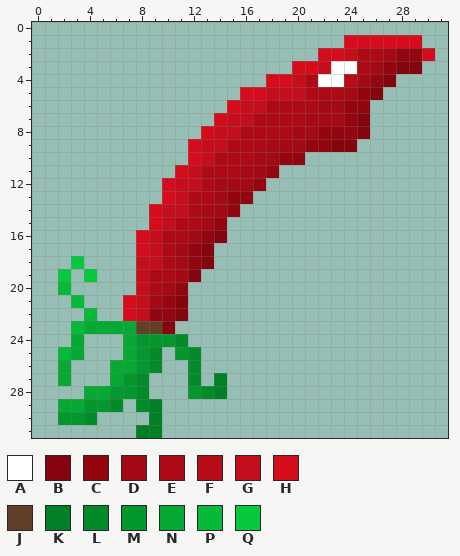
Pixel-art sprite: oresources/msmlegacy/textures/items/relic_aqueous.png. That is the earlier state.
The file is 32x32 pixels. Colours within 5 levels of each other are drawn and written as one.
Palette (. is transparent): A #ffffff  B #84050e  C #930610  D #a40a15  E #ae0a16  F #b60c18  G #c40e1c  H #d50c1c  J #624028  K #028025  L #038b29  M #03972d  N #07a935  P #07b939  Q #08c83e
Now the later version:
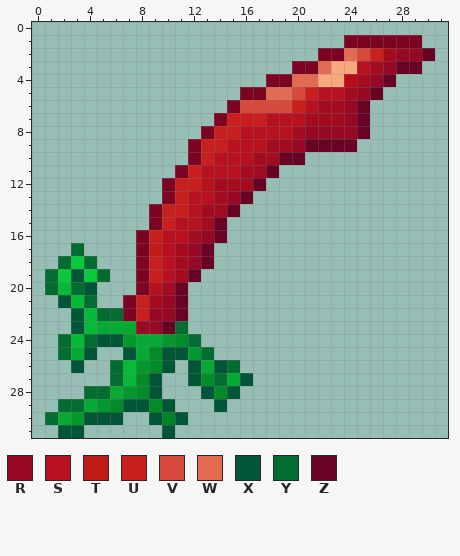
Colours new in this view: R #960823  S #b7101e  T #c11c17  U #c81e1e  V #d74a3b  W #e36b52  X #015637  Y #036d31  Z #680324
Commit message: Updated old relic swords
The exact change:
colour A: #ffffff -> #f9aa7c
colour D: #a40a15 -> #a30b1f
colour H: #d50c1c -> #7c0422
y 2: x 24..26 GEE -> WVU; x 28..30 CCH -> RRZ
y 3: x 22 G -> W; x 25 E -> S; x 27..29 CBB -> RZZ
y 4: x 20..21 GE -> WW; x 26..27 CB -> RZ
y 5: x 18..23 GGGEEE -> WWVUSS; x 25..26 CB -> RZ
y 6: x 16..21 GGEEEE -> VVVVUS; x 24..25 CC -> RZ
y 7: x 15..20 GGEEEE -> UUUSSS; x 24..25 CB -> RZ
y 8: x 14..19 GGEEEE -> UUSSSS; x 21..25 DCCCB -> RRRRZ
y 9: x 13..17 GGEEE -> UUSSS; x 20..24 DCCBB -> RZZZZ
y 10: x 13..16 GEEE -> USSS; x 19..20 CC -> ZZ
y 11: x 12..15 GEEE -> USSS; x 18 C -> Z
y 12: x 11..13 GGE -> UUS; x 17 C -> Z
y 13: x 11..13 GEE -> USS; x 15..16 CC -> RZ
y 14: x 10..12 GGE -> UUS; x 15 C -> Z
y 15: x 10..12 GEE -> USS; x 14 C -> Z
y 16: x 9..11 GEE -> USS; x 13..14 CB -> RZ
y 17: x 3 . -> Y; x 9..10 GE -> TS; x 12..13 CB -> RZ
y 18: x 2 . -> Y; x 4 . -> Y; x 8..10 GGE -> HUS; x 12..13 CB -> RZ
y 19: x 1 . -> Y; x 3 . -> X; x 5 . -> Y; x 8..10 GEE -> HUS; x 12 B -> Z
y 20: x 1 . -> Y; x 3..4 .. -> YX; x 8..9 GE -> HS; x 11 C -> Z
y 21: x 2 . -> X; x 4 . -> Y; x 8 G -> U; x 10..11 CB -> RZ
y 22: x 3 . -> X; x 5..6 .. -> YY; x 8..11 GCCB -> URRZ
y 23: x 3..4 PN -> XP; x 8..11 JJB. -> RRZY
y 24: x 2..9 .N...NMM -> YPYXXMNN; x 12 . -> Y
y 25: x 2 P -> Y; x 4 . -> X; x 7..8 NM -> XN; x 10..13 .ML. -> XXMY
y 26: x 2..3 N. -> .X; x 6..7 NN -> YP; x 10 . -> X; x 12..15 L... -> XNXY
y 27: x 2 N -> .; x 6..7 NM -> YP; x 9 . -> X; x 12..16 L.K.. -> XLYNX
y 28: x 4..6 NNM -> YYN; x 9 . -> X; x 12..15 MLK. -> .XLX
y 29: x 2..4 NNM -> YYN; x 7..10 .LK. -> XXLX; x 14 . -> X
y 30: x 1..2 .M -> YN; x 4..6 L.. -> XXX; x 9..11 K.. -> XKX
y 31: x 2..3 .. -> XX; x 8..10 KK. -> ..X
Pixel boxes of the changes (left, top, right, bottom) in both pictures:
changed: (45, 35, 435, 438)
